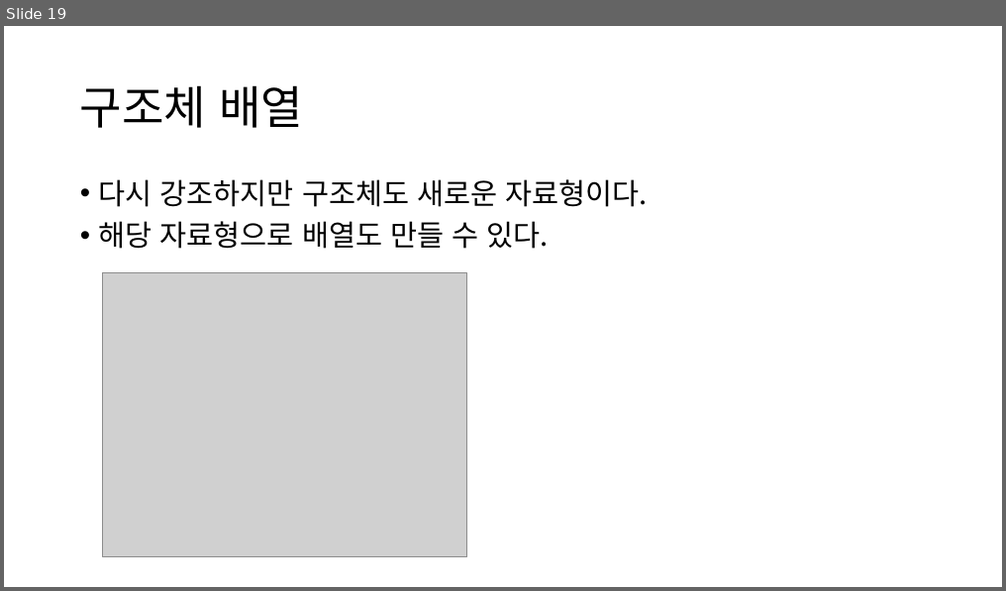
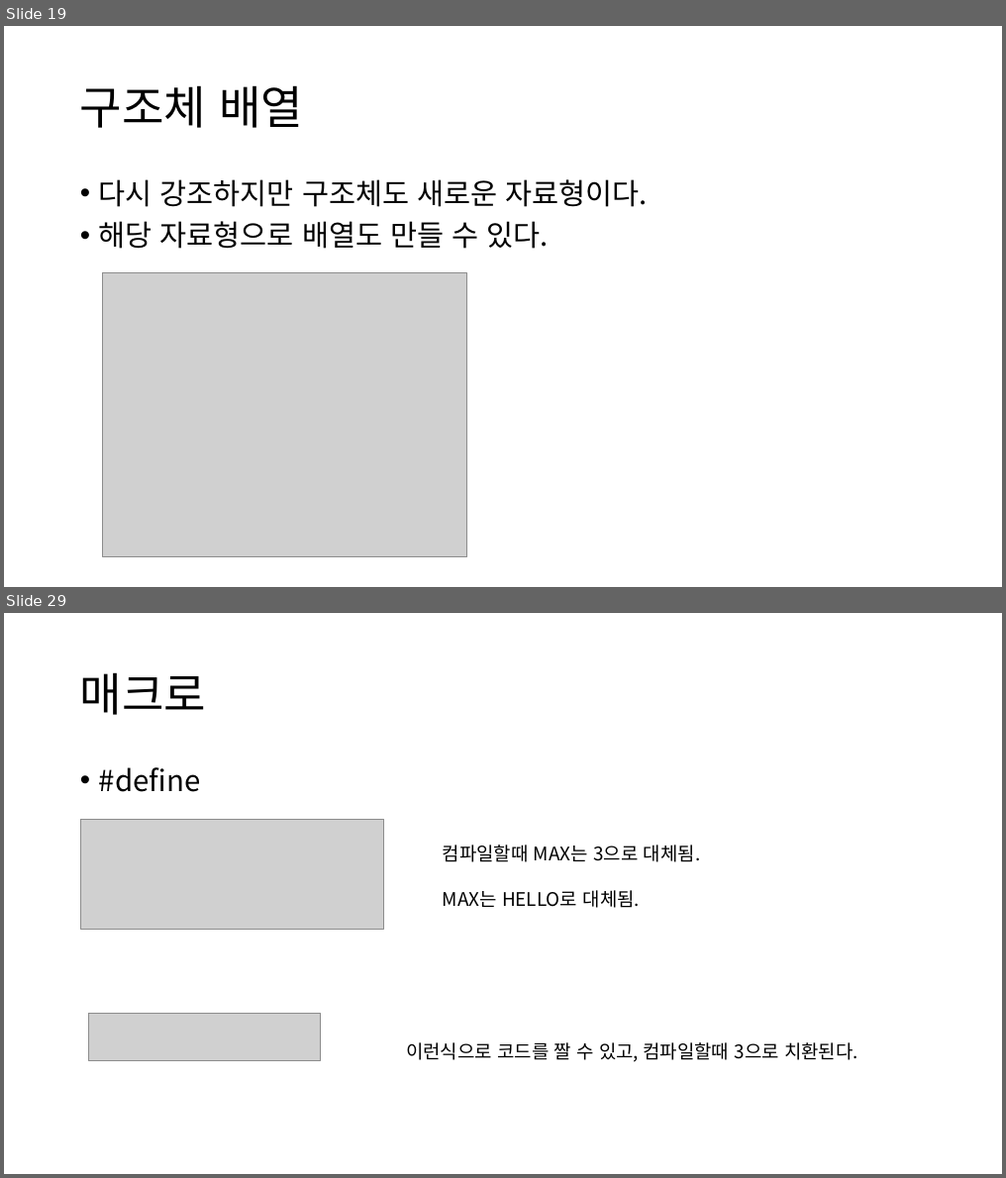
Before and after one commit to JJhuk/2020-SMUtutoring, a slide deck: 튜터링 6주차.pptx. Shown one above the other, each under a label of ours: slide 19 before the commit, slides 19 and 29 after it; the slides between them are not shown. The pictures are 1006x591 and 1006x1178 pixels, drawn with LibreOffice and Linux fonts; fonts in the diff are those of the drawing; grey boxes stand for pictures. Boxes give left, top, right and bottom in pixels: in the first picture for what was removed or moved away, otherwise in the second. Text is boxed around its words. In the diff, an @@ line names an element or a change of style, - is before the commit and + after.

```diff
--- a/튜터링 6주차.pptx
+++ b/튜터링 6주차.pptx
@@ slide 29 added at bbox=[4, 613, 1002, 1174], background #FFFFFF @@
@@ title added at bbox=[80, 672, 206, 715], 44 pt, text #000000 @@
+매크로
@@ text added at bbox=[99, 767, 201, 792], 28 pt, text #000000 @@
+• #define
@@ picture added at bbox=[80, 819, 383, 929] @@
@@ text added at bbox=[443, 845, 700, 908], 18 pt, text #000000 @@
+컴파일할때 MAX는 3으로 대체됨.
+MAX는 HELLO로 대체됨.
@@ picture added at bbox=[88, 1014, 320, 1061] @@
@@ text added at bbox=[406, 1043, 858, 1062], 18 pt, text #000000 @@
+이런식으로 코드를 짤 수 있고, 컴파일할때 3으로 치환된다.
```
Also in this commit, not shown: 1 slide changed, 10 other slides added.
